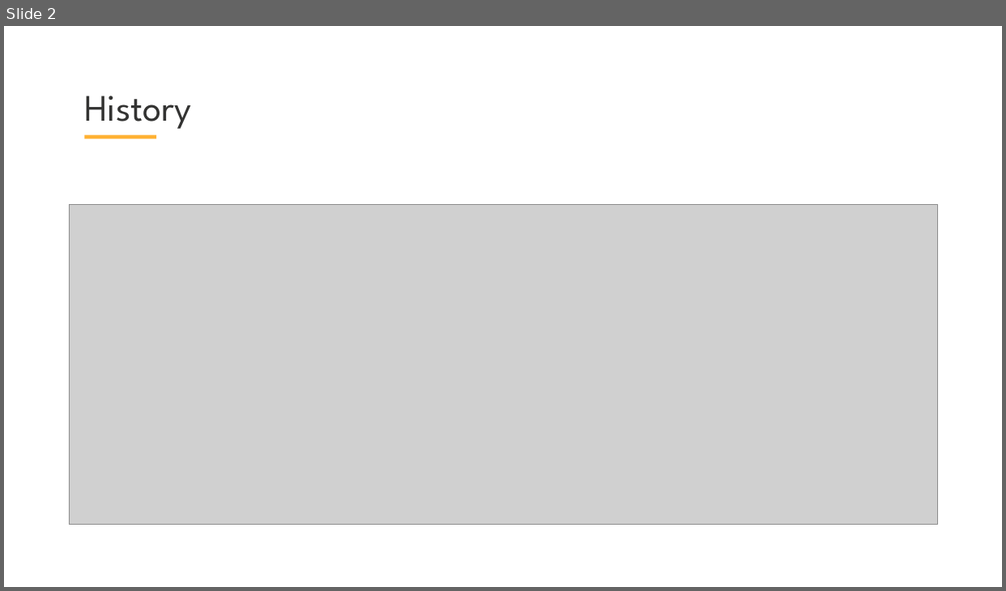
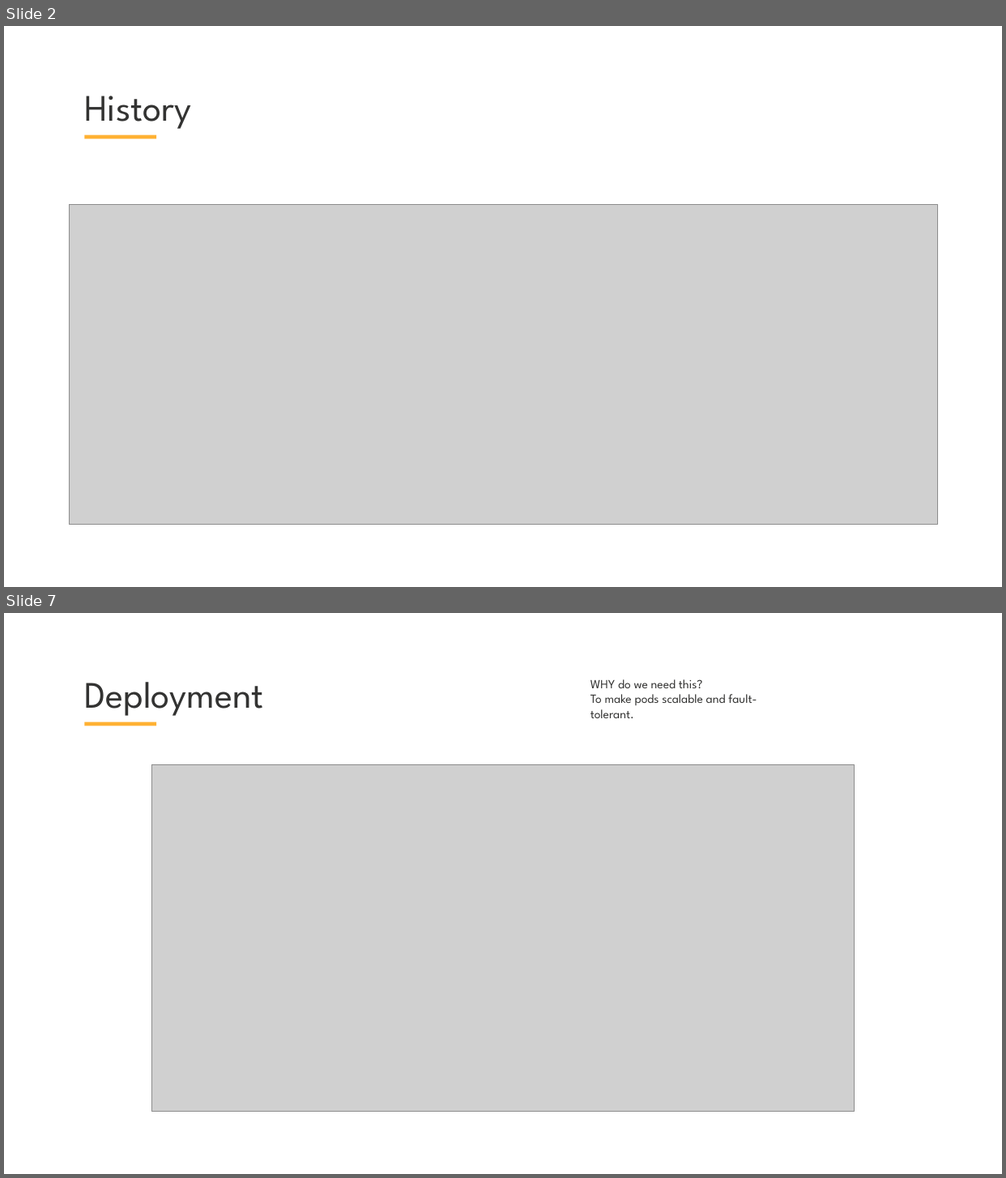
Before and after one commit to skabrits/DevOps-Workshop, a slide deck: Part I/Workshop-I.pptx. Shown one above the other, each under a label of ours: slide 2 before the commit, slides 2 and 7 after it; the slides between them are not shown. The pictures are 1006x591 and 1006x1178 pixels, drawn with LibreOffice and Linux fonts; fonts in the diff are those of the drawing; grey boxes stand for pictures; background and template pictures are left out. Boxes give left, top, right and bottom in pixels: in the first picture for what was removed or moved away, otherwise in the second. Text is boxed around its words. In the diff, an @@ line names an element or a change of style, - is before the commit and + after.

```diff
--- a/Part I/Workshop-I.pptx
+++ b/Part I/Workshop-I.pptx
@@ slide 7 added at [4,613,1002,1174], background #FFFFFF; not listed: 1 template element that a slide beside it also shows @@
@@ title added at [84,682,264,716], 54 pt, text #333332 @@
+Deployment
@@ text added at [590,679,756,718], 18 pt, text #333332 @@
+WHY do we need this?
+To make pods scalable and fault-tolerant.
@@ picture added at [151,764,854,1111] @@
```
Also in this commit, not shown: 2 slides changed, 7 other slides added, 6 slides removed, 2 other files.
